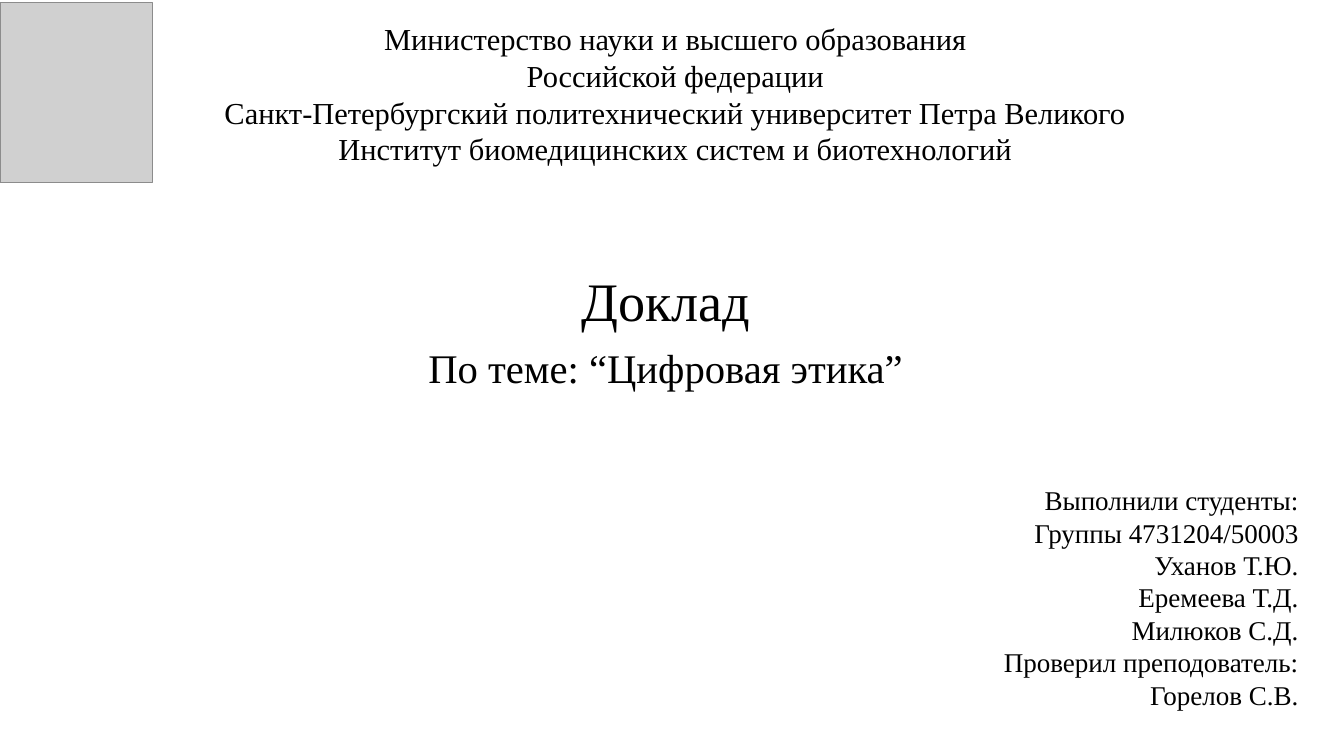
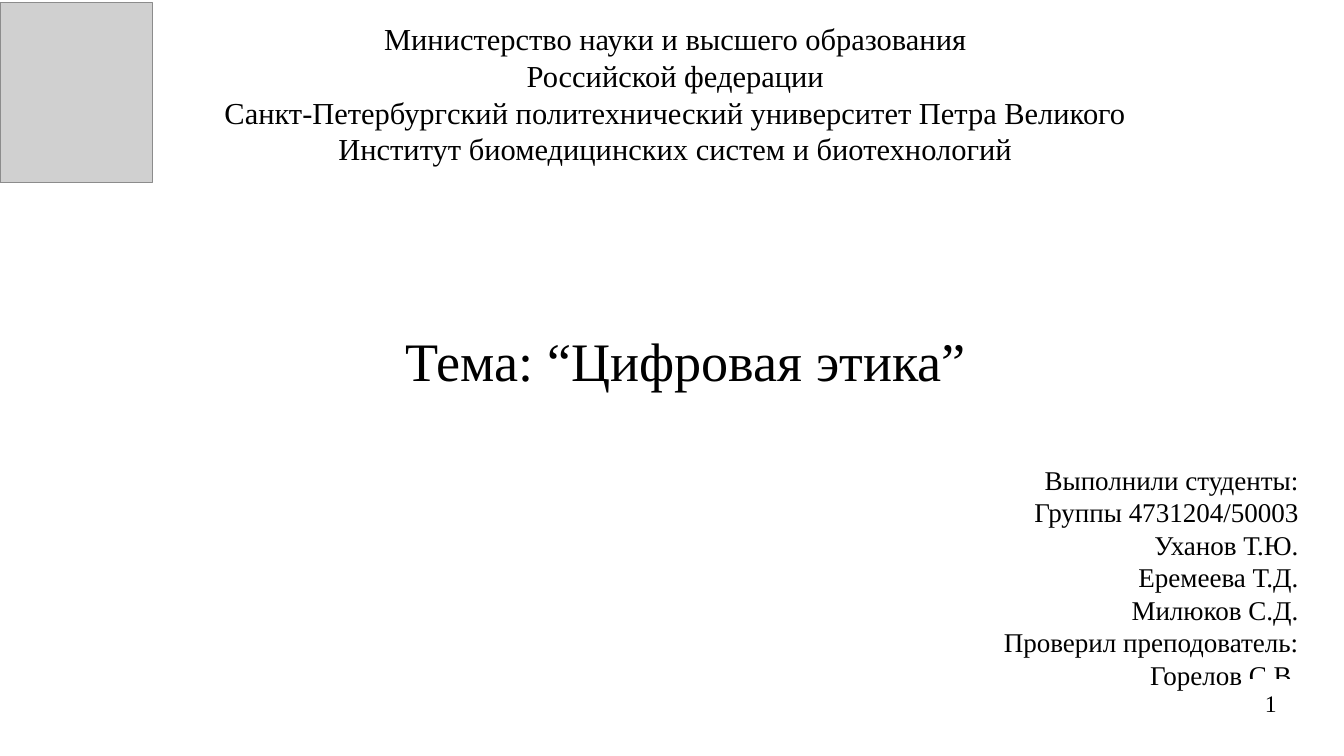
Before and after one commit to NietzschePoseidon/digital-fundamentals, a slide deck: slide 1 of documents/OCTpres1.odp. Drawn at 1344x756 pixels with LibreOffice and Linux fonts; fonts in the diff are those of the drawing; grey boxes stand for pictures. Boxes give left, top, right and bottom in pixels: in the first picture for what was removed or moved away, otherwise in the second. Text is boxed around its words. In the diff, an @@ line names an element or a change of style, - is before the commit and + after.

```diff
--- a/documents/OCTpres1.odp
+++ b/documents/OCTpres1.odp
@@ subtitle at (x1=406, y1=343, x2=965, y2=391): text changed; size 24 to 32 pt @@
-Доклад
-По теме: “Цифровая этика”
+Тема: “Цифровая этика”
@@ text "Выполнили студенты:" moved from (x1=1004, y1=492, x2=1299, y2=710) to (x1=1004, y1=472, x2=1299, y2=690) @@
@@ rectangle added at (x1=1250, y1=681, x2=1311, y2=732), fill #FFFFFF, outline #FFFFFF 0 pt @@
@@ page number added at (x1=1265, y1=696, x2=1277, y2=712), 14 pt, text #000000 @@
+1
```
Also in this commit, not shown: 9 other slides changed, 1 slide added, 2 slides removed.
